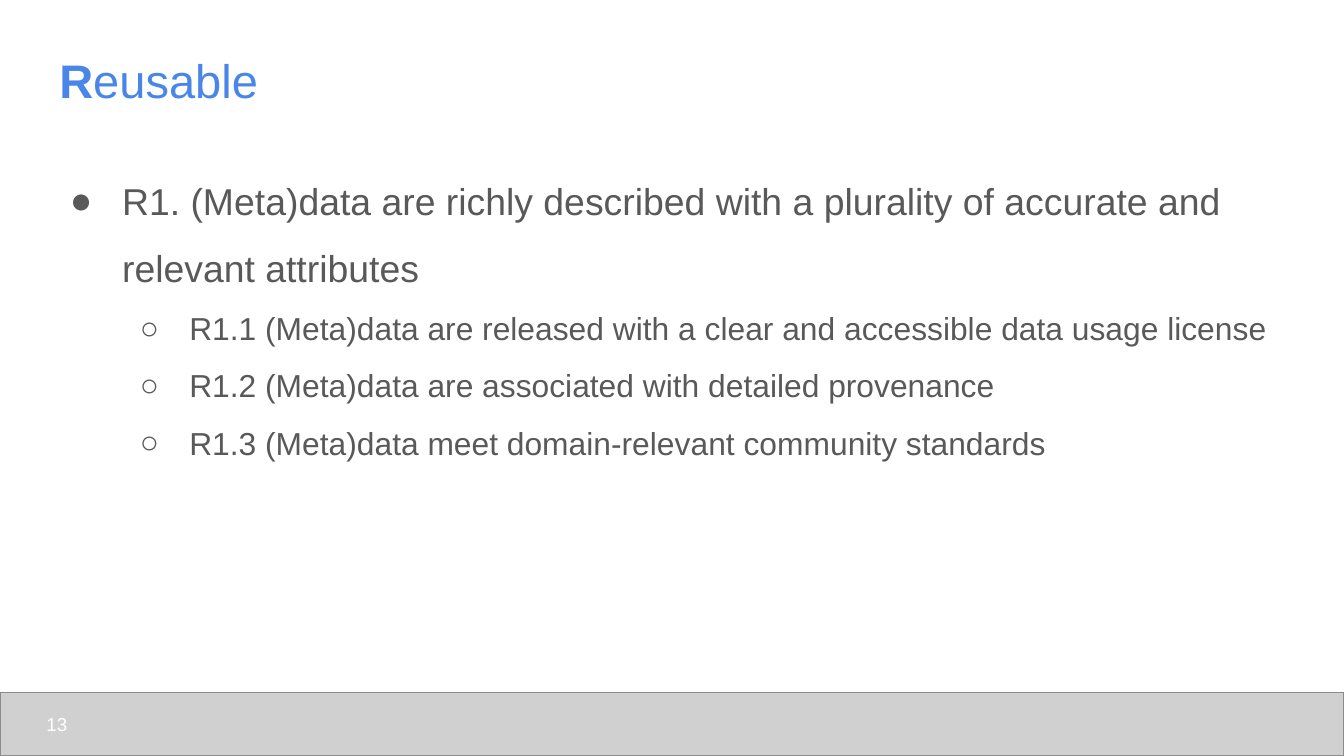
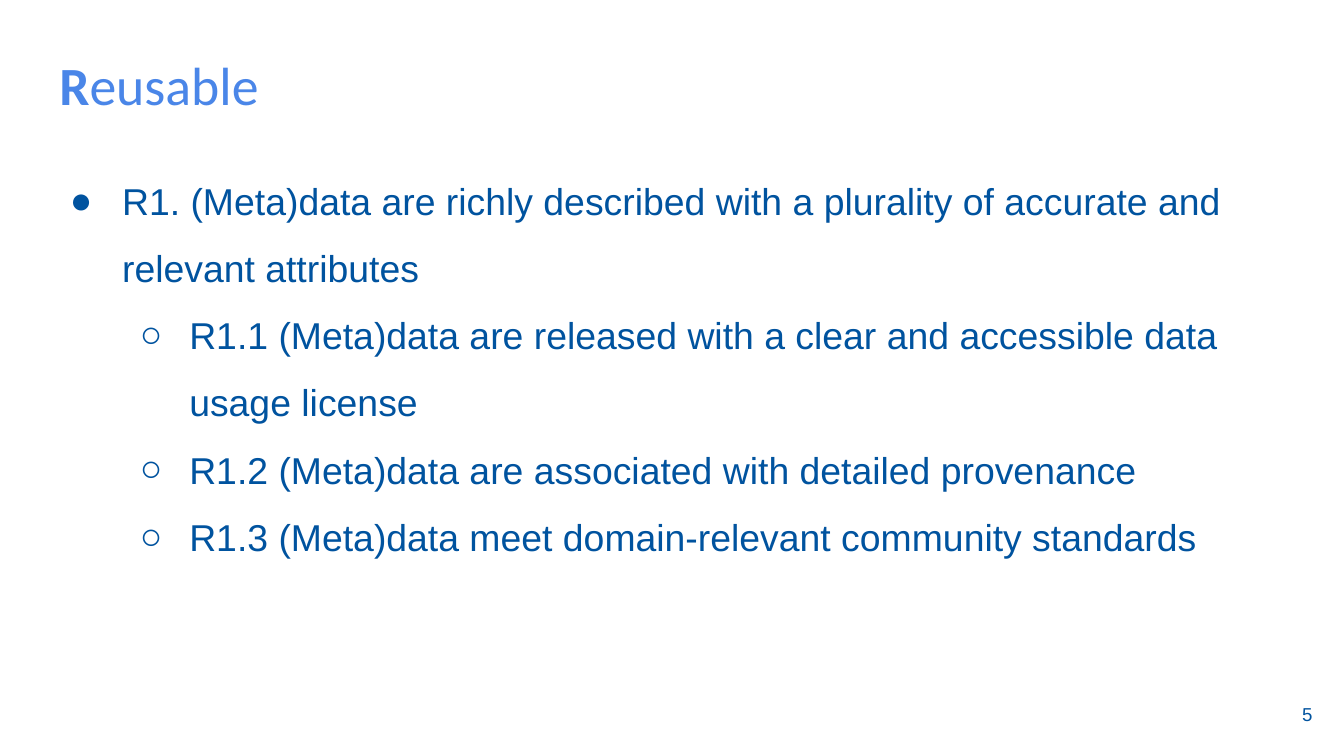
Before and after one commit to udel-cbcb/NIGMS-Sandbox-UD, a slide deck: slide 6 of Submodule_2/Lectures/Submodule_2_Lecture_2_FAIR_Data_Principles_and_FAIRness_Metrics.pptx (slide 13 before the commit). Drawn at 1344x756 pixels with LibreOffice and Linux fonts; fonts in the diff are those of the drawing; grey boxes stand for pictures; background and template pictures are left out. Boxes give left, top, right and bottom in pixels: in the first picture for what was removed or moved away, otherwise in the second. Text is boxed around its words. In the diff, an @@ line names an element or a change of style, - is before the commit and + after.

```diff
--- a/Submodule_2/Lectures/Submodule_2_Lecture_2_FAIR_Data_Principles_and_FAIRness_Metrics.pptx
+++ b/Submodule_2/Lectures/Submodule_2_Lecture_2_FAIR_Data_Principles_and_FAIRness_Metrics.pptx
@@ title "Reusable" at (59,67,258,106): size 25.2 to 28.8 pt, font Arial to Calibri @@
@@ text "R1. (Meta)data are richly described ..." at (122,188,1220,558): text colour #595959 to #00539F; size 17 to 20 pt in "R1.1 (Meta)data are released with a clear ...", "R1.2 (Meta)data are associated with detailed provenance", "R1.3 (Meta)data meet domain-relevant community standards"; bullet colour #595959 to #00539F @@
@@ picture removed at (0,692,1344,755) @@
@@ page number removed at (46,718,67,731) @@
-13
@@ page number added at (1302,708,1312,721), 10 pt, text #00539F @@
+5
```
Also in this commit, not shown: 8 other slides changed, 3 slides added, 15 slides removed, 1 other file.
